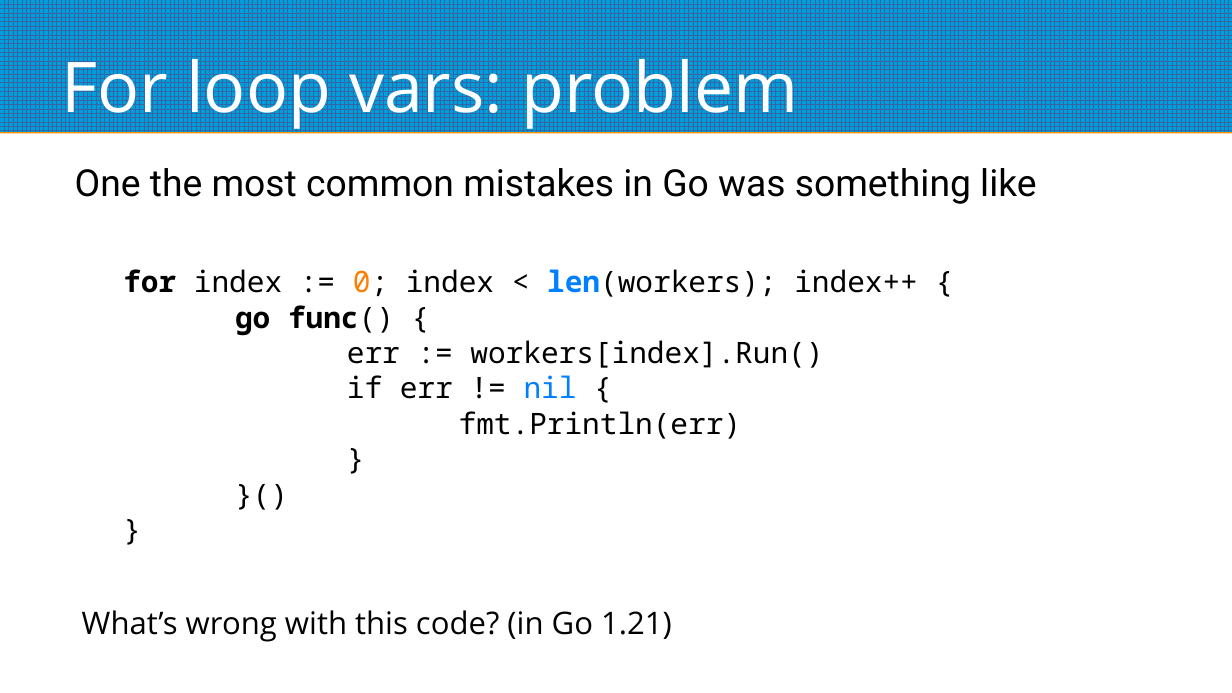
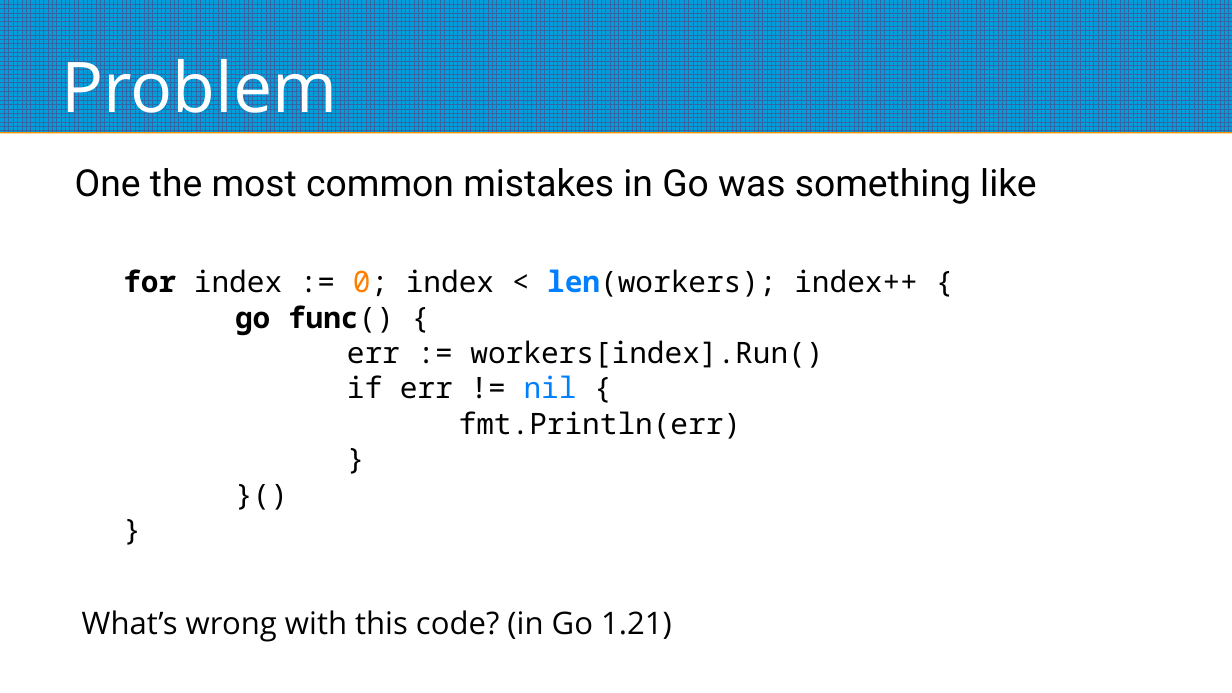
Before and after one commit to ilius/presentations, a slide deck: slide 2 of 2024-02-15/go-1-22.odp. Drawn at 1232x693 pixels with LibreOffice and Linux fonts; fonts in the diff are those of the drawing. Boxes give left, top, right and bottom in pixels: in the first picture for what was removed or moved away, otherwise in the second. Text is boxed around its words. In the diff, an @@ line names an element or a change of style, - is before the commit and + after.

```diff
--- a/2024-02-15/go-1-22.odp
+++ b/2024-02-15/go-1-22.odp
@@ title at (x1=61, y1=47, x2=337, y2=130): text changed @@
-For loop vars: problem
+Problem
```
Also in this commit, not shown: 1 other slide changed, 1 other file.
